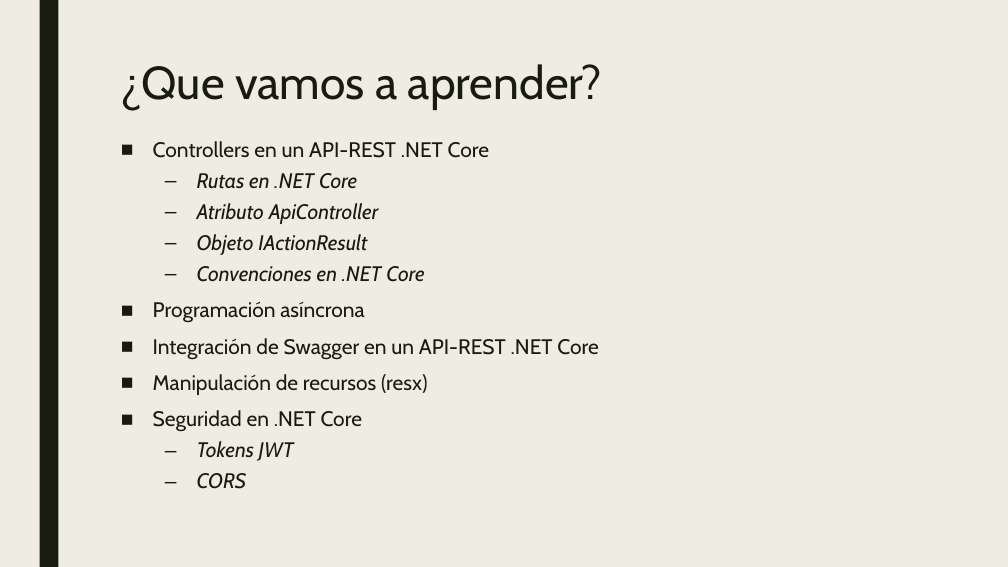
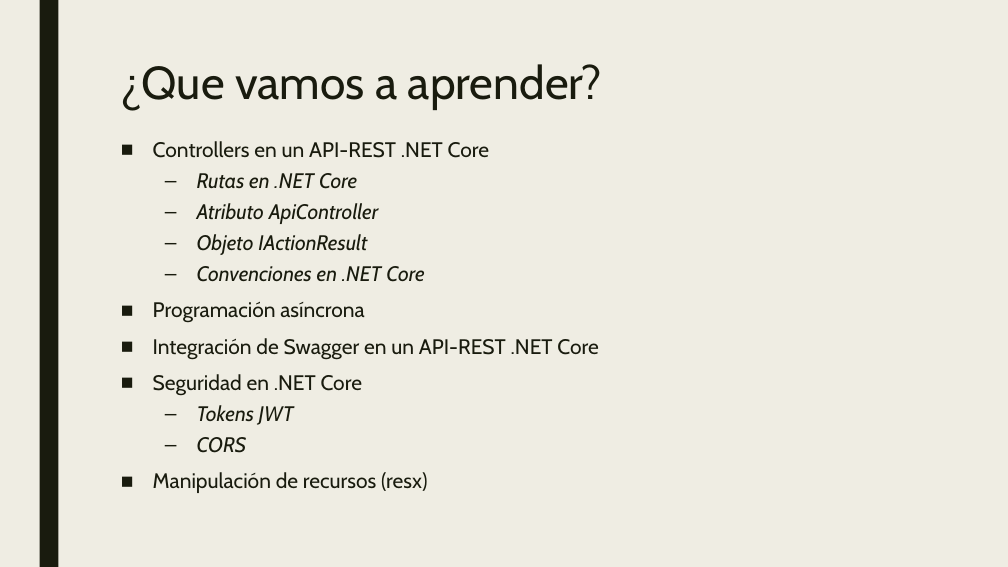
Before and after one commit to dadjh85/Demo4-Curso-.NetCore3.1, a slide deck: slide 2 of doc/Demo4- Curso .NET Core.pptx. Drawn at 1008x567 pixels with LibreOffice and Linux fonts; fonts in the diff are those of the drawing. Boxes give left, top, right and bottom in pixels: in the first picture for what was removed or moved away, otherwise in the second. Text is boxed around its words. In the diff, an @@ line names an element or a change of style, - is before the commit and + after.

```diff
--- a/doc/Demo4- Curso .NET Core.pptx
+++ b/doc/Demo4- Curso .NET Core.pptx
@@ text at (x1=153, y1=374, x2=427, y2=395): paragraph removed @@
-■ Manipulación de recursos (resx)
@@ text at (x1=153, y1=472, x2=427, y2=493): paragraph added @@
+■ Manipulación de recursos (resx)
```
Also in this commit, not shown: 1 other slide changed, 8 other files.
